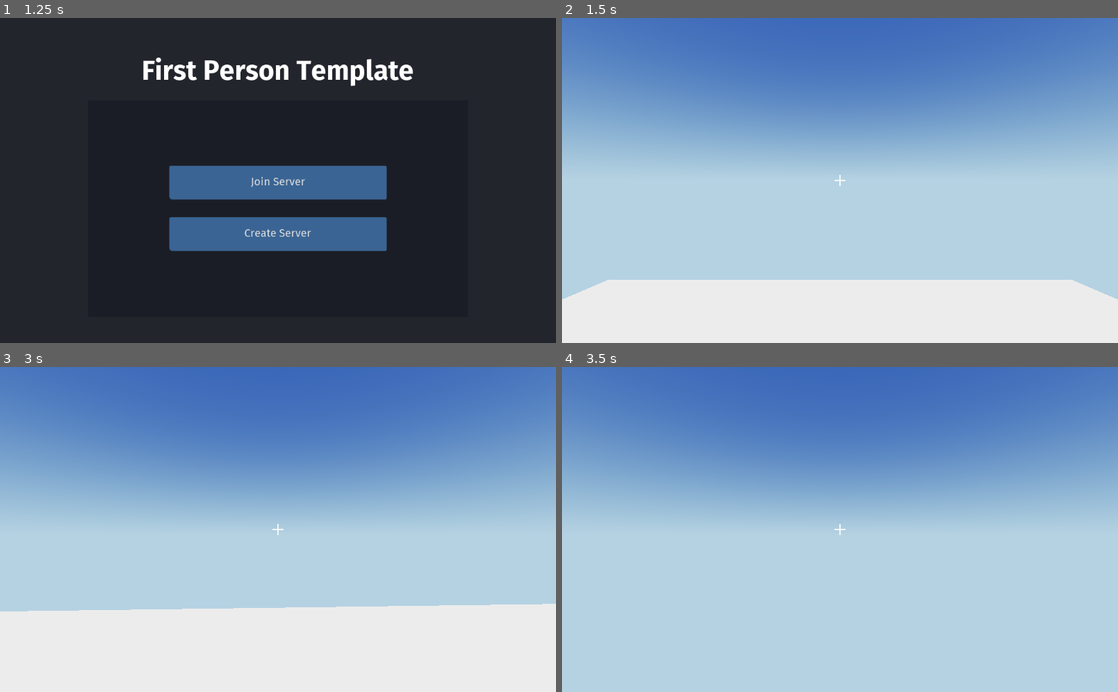
Above: before the commit, frames 1-4 (two rows, left to right).
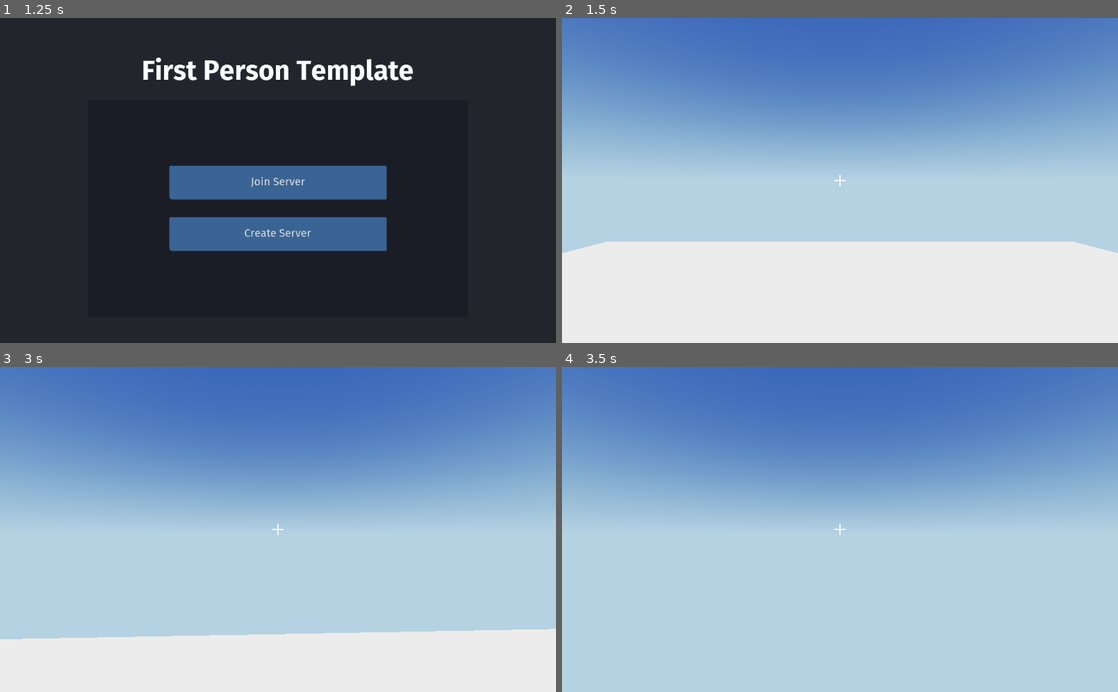
Above: after the commit, the same moments.

Repository: Jummit/first-person-template
Game: Godot game, scene res://JoinScreen/JoinScreen.tscn
Same seed, same stepped clock (60 frames per second), same inputs: the game is played once before the commit and once after it.
Inputs (mouse positions are in pixels of both pictures, inside the frame that each line leads up to):
- Up to frame 1 (1.25 s): tap Enter at 0.5 s; move the mouse to (400, 164) at 0.52 s; hold D (move_right) from 0.53 s (still down); hold Ctrl (sneak) from 0.53 s (still down); tap Space (jump) at 0.77 s
- Up to frame 2 (1.5 s): release D (move_right) at 1.25 s; release Ctrl (sneak) at 1.25 s; click "Join Server" at 1.25 s
- Up to frame 3 (3 s): move the mouse to (250, 529) at 2.02 s; hold W (move_forward) from 2.03 s (still down); tap Shift (sprint) at 2.1 s; tap Space (jump) at 2.27 s; move the mouse to (289, 523) at 2.77 s; hold Ctrl (sneak) from 2.78 s (still down)
- Up to frame 4 (3.5 s): keep holding W (move_forward); keep holding Ctrl (sneak)

Frame 1 is identical in both runs. In frame 2, 12% of the frame differs, in the area x 0-100%, y 68-87%; in frame 3, 8.1%; in frame 4, nothing differs.

Commit message:
remove player camera socket

Diff:
--- a/Game/Game.tscn
+++ b/Game/Game.tscn
@@ -5,8 +5,8 @@
 [sub_resource type="CubeMesh" id=1]
 size = Vector3( 20, 1, 20 )
 
-[sub_resource type="ConcavePolygonShape" id=2]
-data = PoolVector3Array( -10, 0.5, 10, 10, 0.5, 10, -10, -0.5, 10, 10, 0.5, 10, 10, -0.5, 10, -10, -0.5, 10, 10, 0.5, -10, -10, 0.5, -10, 10, -0.5, -10, -10, 0.5, -10, -10, -0.5, -10, 10, -0.5, -10, 10, 0.5, 10, 10, 0.5, -10, 10, -0.5, 10, 10, 0.5, -10, 10, -0.5, -10, 10, -0.5, 10, -10, 0.5, -10, -10, 0.5, 10, -10, -0.5, -10, -10, 0.5, 10, -10, -0.5, 10, -10, -0.5, -10, 10, 0.5, 10, -10, 0.5, 10, 10, 0.5, -10, -10, 0.5, 10, -10, 0.5, -10, 10, 0.5, -10, -10, -0.5, 10, 10, -0.5, 10, -10, -0.5, -10, 10, -0.5, 10, 10, -0.5, -10, -10, -0.5, -10 )
+[sub_resource type="BoxShape" id=5]
+extents = Vector3( 10, 0.5, 10 )
 
 [sub_resource type="ProceduralSky" id=3]
 sky_top_color = Color( 0.211765, 0.313726, 0.552941, 1 )
@@ -44,10 +44,10 @@
 material/0 = null
 
 [node name="CollisionShape" type="CollisionShape" parent="Ground"]
-shape = SubResource( 2 )
+shape = SubResource( 5 )
 
 [node name="Players" type="Spatial" parent="."]
-transform = Transform( 1, 0, 0, 0, 1, 0, 0, 0, 1, 0, 2.70354, 0 )
+transform = Transform( 1, 0, 0, 0, 1, 0, 0, 0, 1, 0, 1.03779, 0 )
 
 [node name="ServerCamera" type="Camera" parent="."]
 transform = Transform( -0.731919, 0.392806, -0.556775, 0, 0.817114, 0.576476, 0.681392, 0.421934, -0.598061, -14, 12, -14 )
--- a/Player/Player.gd
+++ b/Player/Player.gd
@@ -1,7 +1,6 @@
 extends KinematicBody
 
-onready var camera_socket := $CameraSocket
-onready var camera := $CameraSocket/Camera
+onready var camera := $Camera
 onready var animation_player := $AnimationPlayer
 onready var walk_player := $WalkPlayer
 onready var sprint_player := $SprintPlayer
@@ -71,8 +70,8 @@
 func _input(event):
 	if Input.get_mouse_mode() == Input.MOUSE_MODE_CAPTURED and event is InputEventMouseMotion:
 		rotate_y(-event.relative.x / MOUSE_SENSITIVITY)
-		camera_socket.rotate_x(-event.relative.y / MOUSE_SENSITIVITY)
-		camera_socket.rotation_degrees.x = clamp(camera_socket.rotation_degrees.x, -60, 60)
+		camera.rotate_x(-event.relative.y / MOUSE_SENSITIVITY)
+		camera.rotation_degrees.x = clamp(camera.rotation_degrees.x, -60, 60)
 		if connected_to_server:
 			rset_unreliable("rotation", rotation)
 
--- a/Player/Player.tscn
+++ b/Player/Player.tscn
@@ -16,7 +16,7 @@
 [sub_resource type="Animation" id=3]
 length = 0.3
 tracks/0/type = "value"
-tracks/0/path = NodePath("CameraSocket/Camera:translation")
+tracks/0/path = NodePath("Camera:translation")
 tracks/0/interp = 1
 tracks/0/loop_wrap = true
 tracks/0/imported = false
@@ -25,13 +25,13 @@
 "times": PoolRealArray( 0, 0.3 ),
 "transitions": PoolRealArray( 0.329877, 0.554785 ),
 "update": 0,
-"values": [ Vector3( 0, 0, 0 ), Vector3( 0, -1, 0 ) ]
+"values": [ Vector3( 0, 2.267, 0 ), Vector3( 0, 1.767, 0 ) ]
 }
 
 [sub_resource type="Animation" id=4]
 length = 0.3
 tracks/0/type = "value"
-tracks/0/path = NodePath("CameraSocket/Camera:translation")
+tracks/0/path = NodePath("Camera:translation")
 tracks/0/interp = 1
 tracks/0/loop_wrap = true
 tracks/0/imported = false
@@ -40,7 +40,7 @@
 "times": PoolRealArray( 0, 0.3 ),
 "transitions": PoolRealArray( 0.757858, 1 ),
 "update": 0,
-"values": [ Vector3( 0, -1, 0 ), Vector3( 0, 0, 0 ) ]
+"values": [ Vector3( 0, 1.767, 0 ), Vector3( 0, 2.267, 0 ) ]
 }
 
 [node name="Player" type="KinematicBody"]
@@ -55,10 +55,8 @@
 transform = Transform( 1, 0, 0, 0, -1.62921e-07, -1, 0, 1, -1.62921e-07, 0, 1.25, 0 )
 shape = SubResource( 2 )
 
-[node name="CameraSocket" type="Spatial" parent="."]
-transform = Transform( 1, 0, 0, 0, 1, 0, 0, 0, 1, 0, 2.26737, 0 )
-
-[node name="Camera" type="Camera" parent="CameraSocket"]
+[node name="Camera" type="Camera" parent="."]
+transform = Transform( 1, 0, 0, 0, 1, 0, 0, 0, 1, 0, 2.267, 0 )
 
 [node name="Crosshair" type="TextureRect" parent="."]
 anchor_right = 1.0
